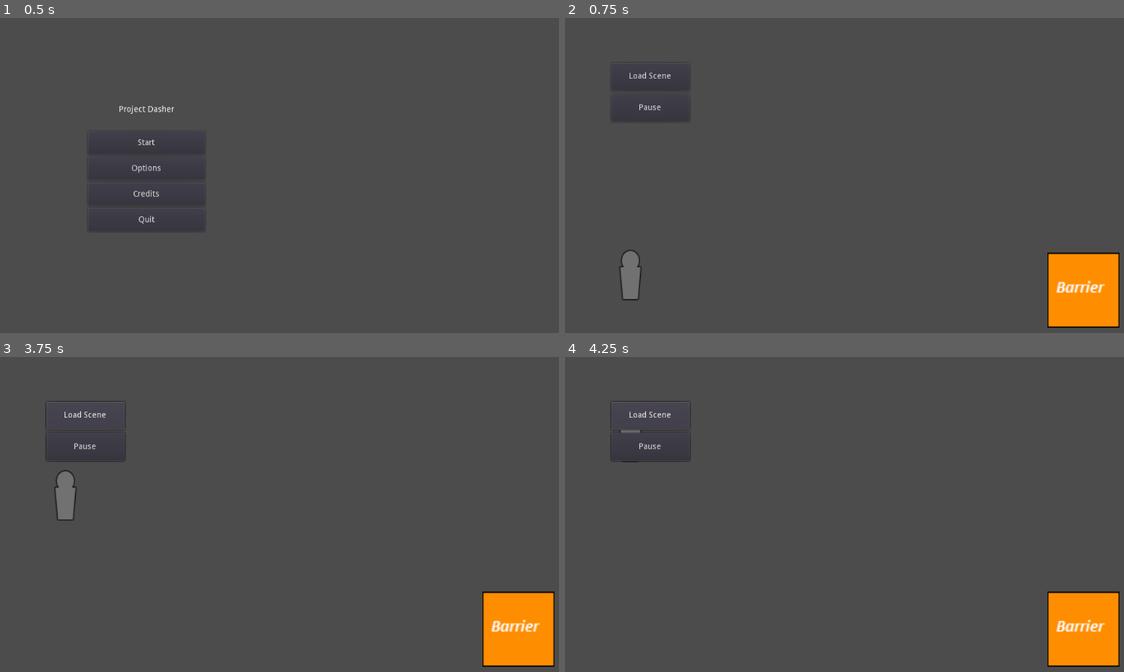
Above: before the commit, frames 1-4 (two rows, left to right).
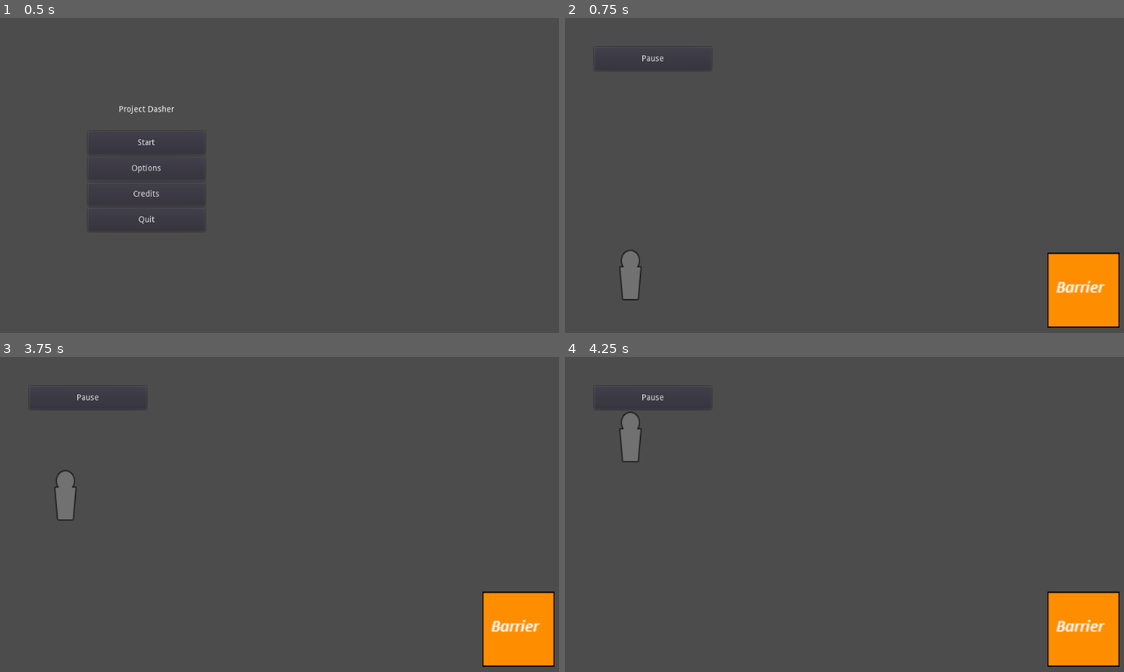
Above: after the commit, the same moments.

Repository: AnnsAnns/GameOff2019
Game: Godot game, scene res://Scenes/maps/MainMenuMap.tscn
Same seed, same stepped clock (60 frames per second), same inputs: the game is played once before the commit and once after it.
Inputs (mouse positions are in pixels of both pictures, inside the frame that each line leads up to):
- Up to frame 1 (0.5 s): no input
- Up to frame 2 (0.75 s): click "Start" at 0.5 s
- Up to frame 3 (3.75 s): click (83, 416) at 1.25 s, where only the run before the commit has a clickable "Load Scene"; click "Pause" at 2 s; click "Resume" at 2.75 s; tap Enter at 3.5 s; hold W (up) from 3.53 s (still down); hold Space (dash) from 3.53 s (still down)
- Up to frame 4 (4.25 s): keep holding W (up); keep holding Space (dash)

Frame 1 is identical in both runs. In frame 2, 0.2% of the frame differs, in the area x 8-23%, y 11-30%; in frame 3, 0.3%; in frame 4, 0.7%, in the area x 8-23%, y 11-34%.

Commit message:
Remove test Load Scene button from HUD

Diff:
--- a/Scenes/Menus/DasherHUD.tscn
+++ b/Scenes/Menus/DasherHUD.tscn
@@ -8,18 +8,9 @@
 anchor_bottom = 1.0
 script = ExtResource( 1 )
 
-[node name="Button_LoadScene" type="Button" parent="."]
-margin_left = 79.4621
-margin_top = 77.4333
-margin_right = 213.462
-margin_bottom = 125.433
-text = "Load Scene"
-
 [node name="Button_Pause" type="Button" parent="."]
-margin_left = 79.4621
-margin_top = 129.625
-margin_right = 213.462
-margin_bottom = 177.625
+margin_left = 50.0
+margin_top = 50.0
+rect_min_size = Vector2( 200, 40 )
 text = "Pause"
-[connection signal="pressed" from="Button_LoadScene" to="." method="_on_Button_LoadScene_pressed"]
 [connection signal="pressed" from="Button_Pause" to="." method="_on_Button_Pause_pressed"]
--- a/Scripts/DasherGameMode.gd
+++ b/Scripts/DasherGameMode.gd
@@ -43,7 +43,6 @@
 	get_tree().paused = new_is_game_paused
 
 
-
 # Called every frame. 'delta' is the elapsed time since the previous frame.
 #func _process(delta):
 #	pass
